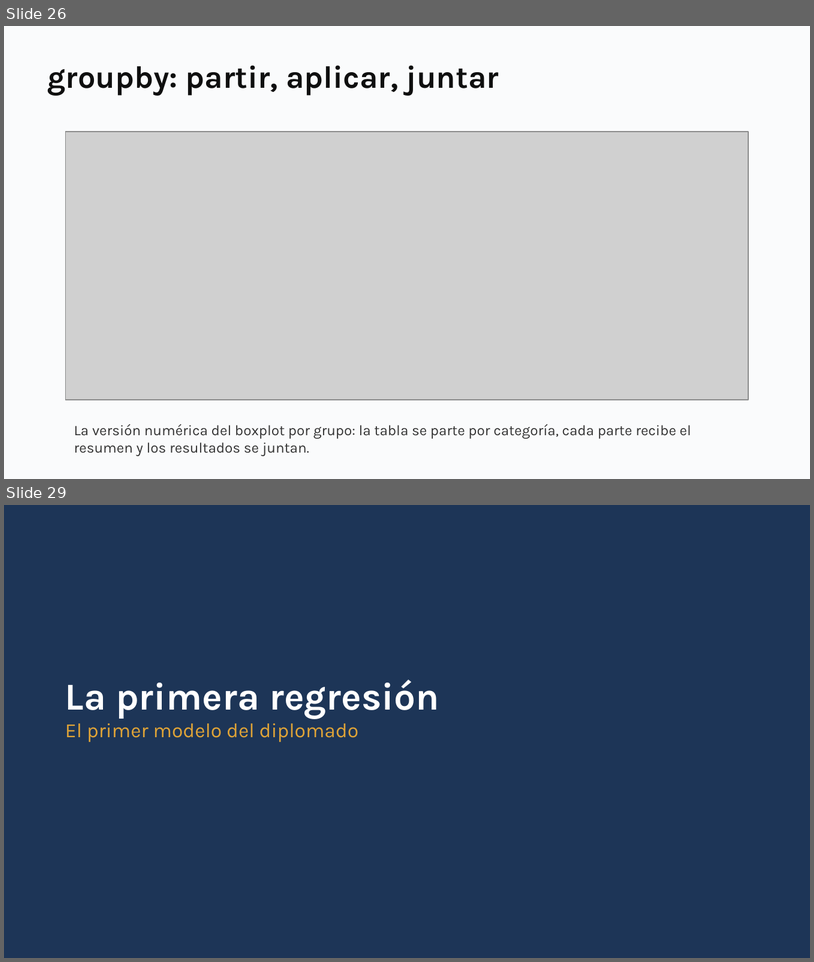
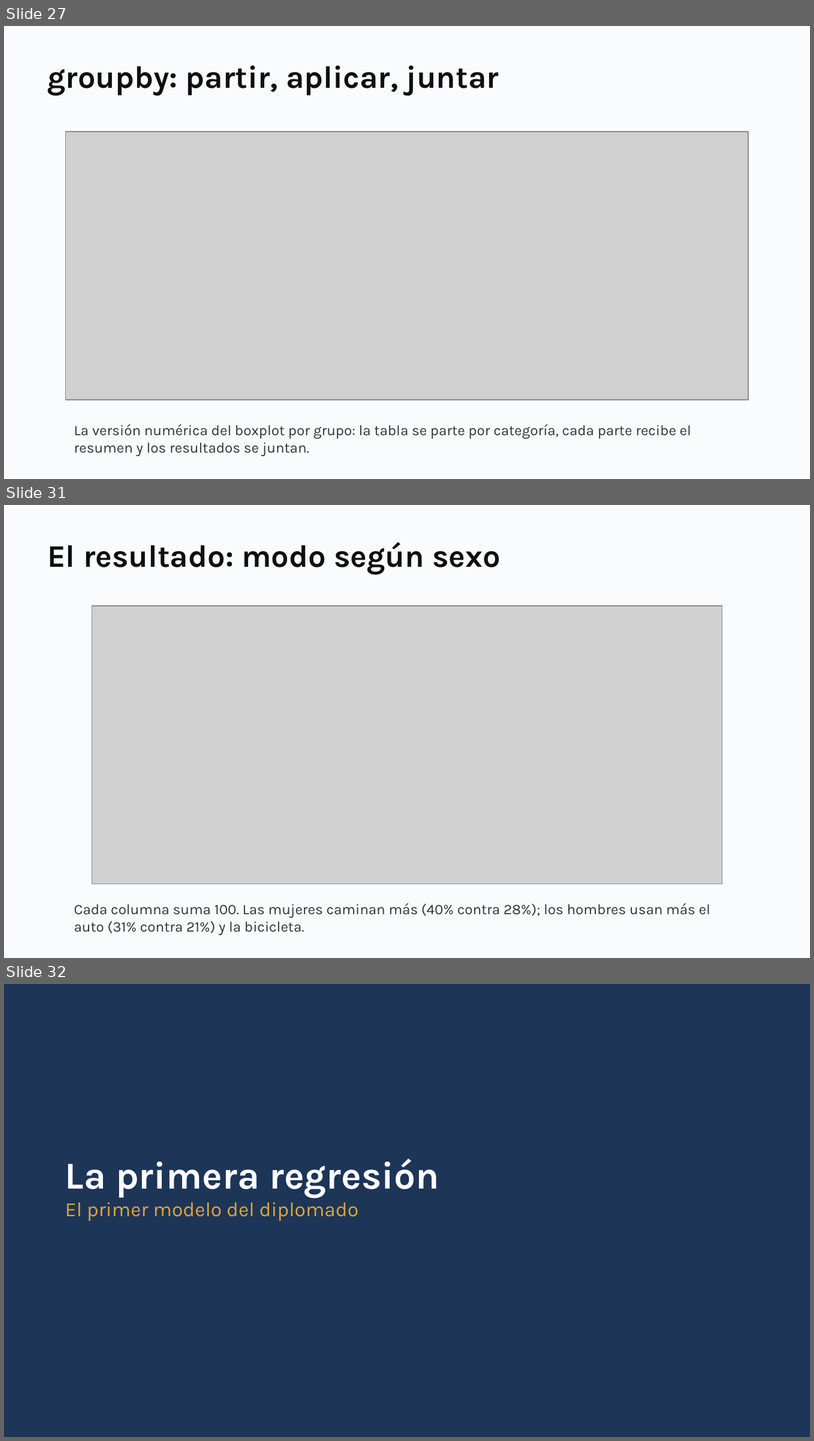
Before and after one commit to daniopitz/diplomado-cdd, a slide deck: presentaciones/clase03_eda_bivariado.pptx. Shown one above the other, each under a label of ours: slides 26 and 29 before the commit, slides 27, 31 and 32 after it; the slides between them are not shown. The pictures are 814x962 and 814x1441 pixels, drawn with LibreOffice and Linux fonts; fonts in the diff are those of the drawing; grey boxes stand for pictures. Boxes give left, top, right and bottom in pixels: in the first picture for what was removed or moved away, otherwise in the second. Text is boxed around its words. In the diff, an @@ line names an element or a change of style, - is before the commit and + after.

```diff
--- a/presentaciones/clase03_eda_bivariado.pptx
+++ b/presentaciones/clase03_eda_bivariado.pptx
@@ slide 31 added at [4,505,810,958], background #FFFFFF @@
@@ rectangle added at [4,505,810,958], fill #FAFBFC @@
@@ text added at [47,542,501,574], 28 pt, text #0F0F0F, bold @@
+El resultado: modo según sexo
@@ picture added at [92,606,723,884] @@
@@ text added at [74,903,711,935], 13 pt, text #333333 @@
+Cada columna suma 100. Las mujeres caminan más (40% contra 28%); los hombres usan más el auto (31% contra 21%) y la bicicleta.
@@ what was slide 26 is now slide 27 @@
@@ what was slide 29 is now slide 32 @@
```
Also in this commit, not shown: 8 slides changed, 4 other slides added, 1 slide removed, 3 other files.
